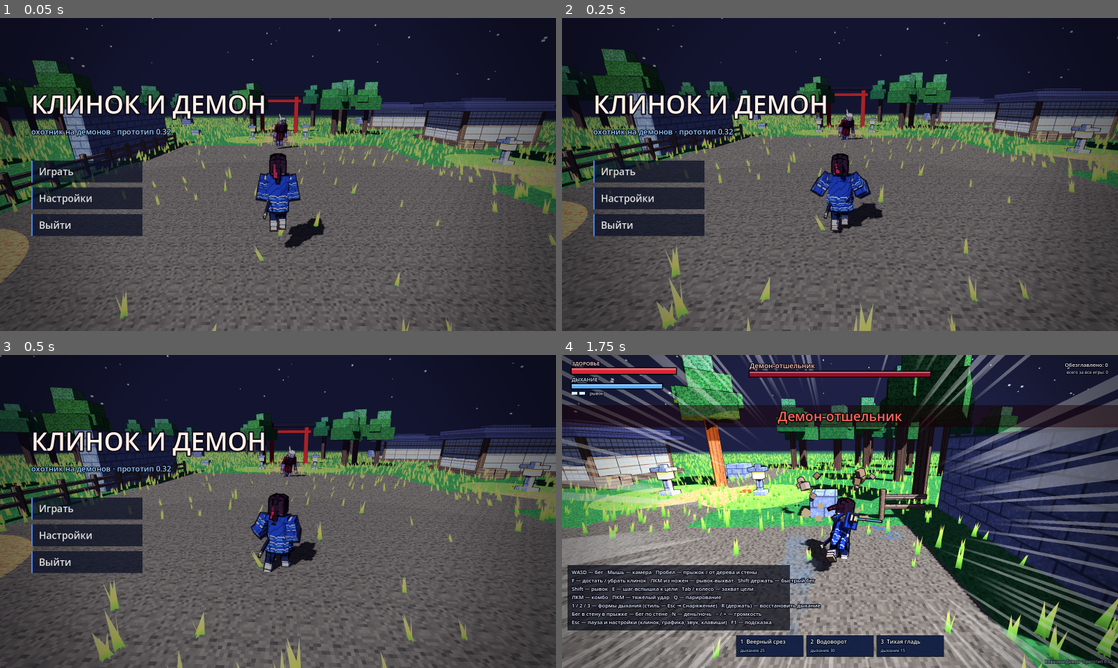
Above: before the commit, frames 1-4 (two rows, left to right).
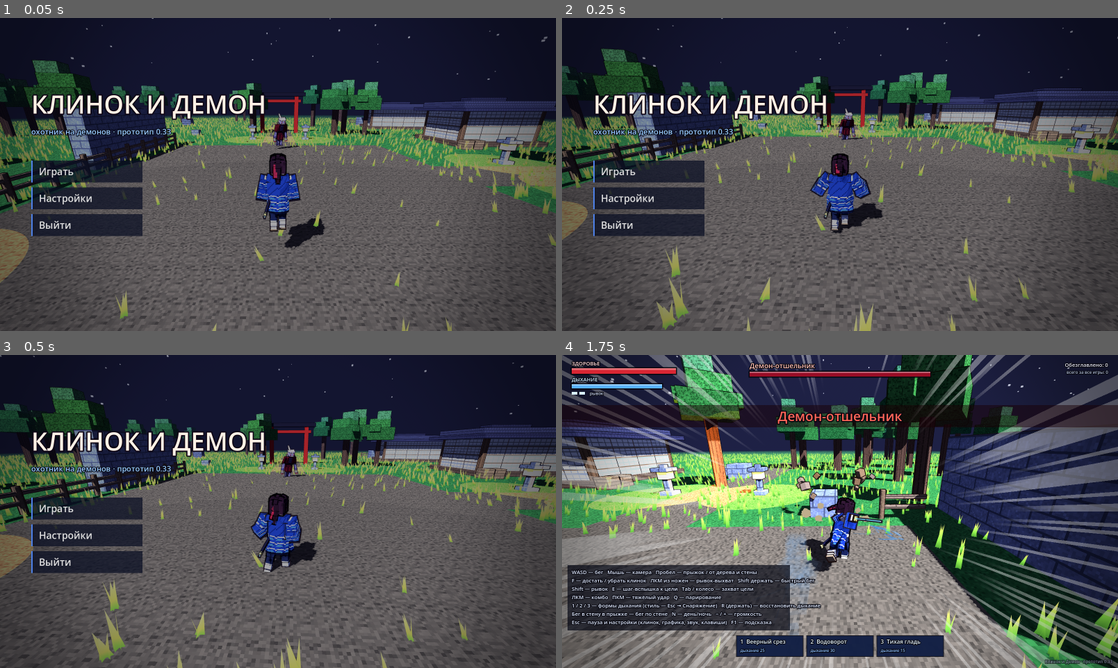
Above: after the commit, the same moments.

Repository: Tsenze13/DemonSlatarME
Game: Godot game, scene res://main.tscn
Two runs of this game, one before a commit and one after it. Both use one fixed random seed, a clock stepped at 60 frames per second and the inputs below.
Inputs (mouse positions are in pixels of both pictures, inside the frame that each line leads up to):
- Up to frame 1 (0.05 s): no input
- Up to frame 2 (0.25 s): no input
- Up to frame 3 (0.5 s): no input
- Up to frame 4 (1.75 s): click "Играть" at 0.5 s; tap Enter at 1.25 s; move the mouse to (867, 511) at 1.27 s; hold Up from 1.28 s (still down); hold R (breathe) from 1.28 s (still down); click (867, 511) at 1.42 s; tap Space (jump) at 1.52 s

The runs differ from the first frame. In frame 1, less than 0.1% of the frame differs, in the area x 30-54%, y 30-62%; in frame 2, 0.2%; in frame 3, 0.2%, in the area x 30-56%, y 28-63%; in frame 4, 0.1%.

Commit message:
Клинок и Демон v0.33: узор хаори в тени не проваливается в чёрное
Co-Authored-By: Claude Opus 5.5 <noreply@anthropic.com>
Claude-Session: https://claude.ai/code/session_01G3h9Yu3TGjLRQLW4GY5QkV

Diff:
--- a/project.godot
+++ b/project.godot
@@ -4,7 +4,7 @@
 [application]
 
 config/name="Клинок и Демон"
-config/version="0.32"
+config/version="0.33"
 run/main_scene="res://main.tscn"
 config/features=PackedStringArray("4.7", "GL Compatibility")
 
--- a/scripts/player.gd
+++ b/scripts/player.gd
@@ -689,6 +689,9 @@
 	m.set_shader_parameter("tex_mul", Vector2(u_span / w * (-1.0 if flip else 1.0), (v1 - v0) / h))
 	m.set_shader_parameter("tex_offset", Vector2(u_c, (v0 + v1) * 0.5))
 	m.set_shader_parameter("tex_flat_top", true)
+	# в тени узор не проваливается в чёрное (ночью теневая сторона кокетки и рукавов
+	# выглядела «сломанной» чёрной заплаткой)
+	m.set_shader_parameter("shade_floor", 0.38)
 	haori_box_mats.append(m)
 	return m
 var haori_cloth_mats: Array = []
--- a/shaders/cloth_block.gdshader
+++ b/shaders/cloth_block.gdshader
@@ -22,6 +22,6 @@
 
 void light() {
 	float nl = clamp(dot(NORMAL, LIGHT), 0.0, 1.0) * ATTENUATION;
-	float l = nl > 0.5 ? 1.0 : (nl > 0.08 ? 0.6 : 0.0);
+	float l = nl > 0.5 ? 1.0 : (nl > 0.08 ? 0.6 : 0.38);   // тень не чёрная — узор читается
 	DIFFUSE_LIGHT += l * LIGHT_COLOR;
 }
Not shown, changed: docs/ПРОЧТИ.txt
Not shown, changed: CLAUDE.md
